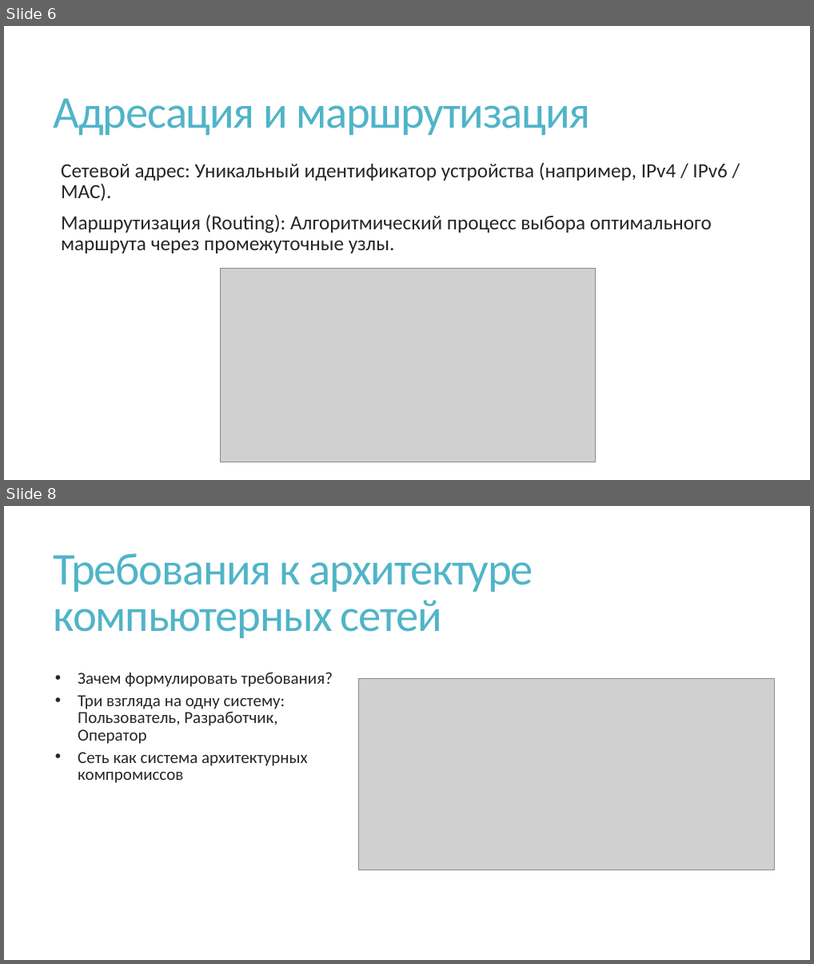
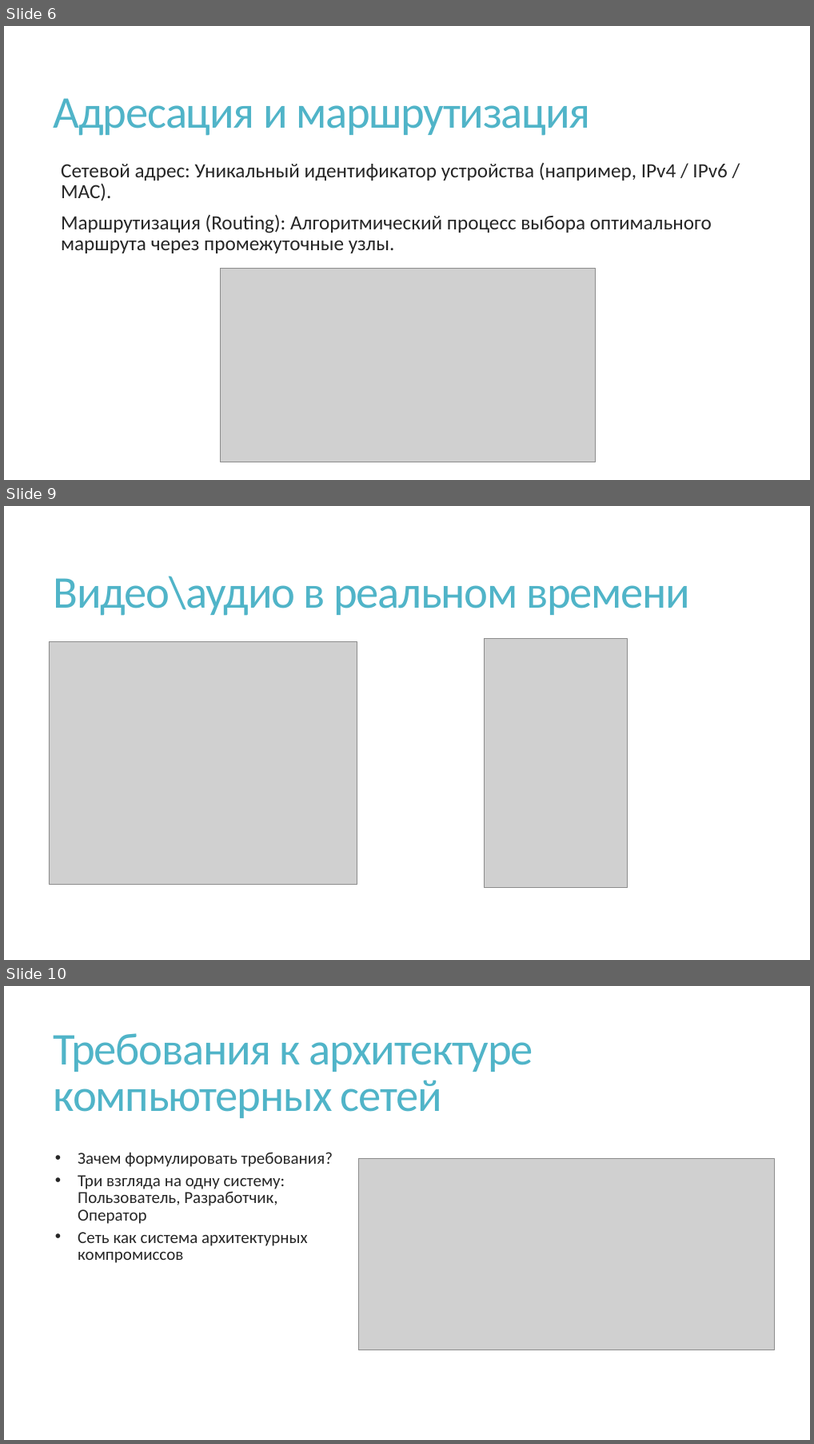
Before and after one commit to nhtgale/itn, a slide deck: 1.1 Introdution/1.1 Intro.pptx. Shown one above the other, each under a label of ours: slides 6 and 8 before the commit, slides 6, 9 and 10 after it; the slides between them are not shown. The pictures are 814x964 and 814x1444 pixels, drawn with LibreOffice and Linux fonts; fonts in the diff are those of the drawing; grey boxes stand for pictures. Boxes give left, top, right and bottom in pixels: in the first picture for what was removed or moved away, otherwise in the second. Text is boxed around its words. In the diff, an @@ line names an element or a change of style, - is before the commit and + after.

```diff
--- a/1.1 Introdution/1.1 Intro.pptx
+++ b/1.1 Introdution/1.1 Intro.pptx
@@ slide 9 added at (4, 506, 810, 960), background #FFFFFF @@
@@ title added at (54, 576, 690, 616), 54 pt, text #50B4C8 @@
+Видео\аудио в реальном времени
@@ picture added at (49, 641, 358, 884) @@
@@ picture added at (484, 639, 628, 888) @@
@@ what was slide 8 is now slide 10 @@
```
Also in this commit, not shown: 2 other slides added, 1 slide removed.
